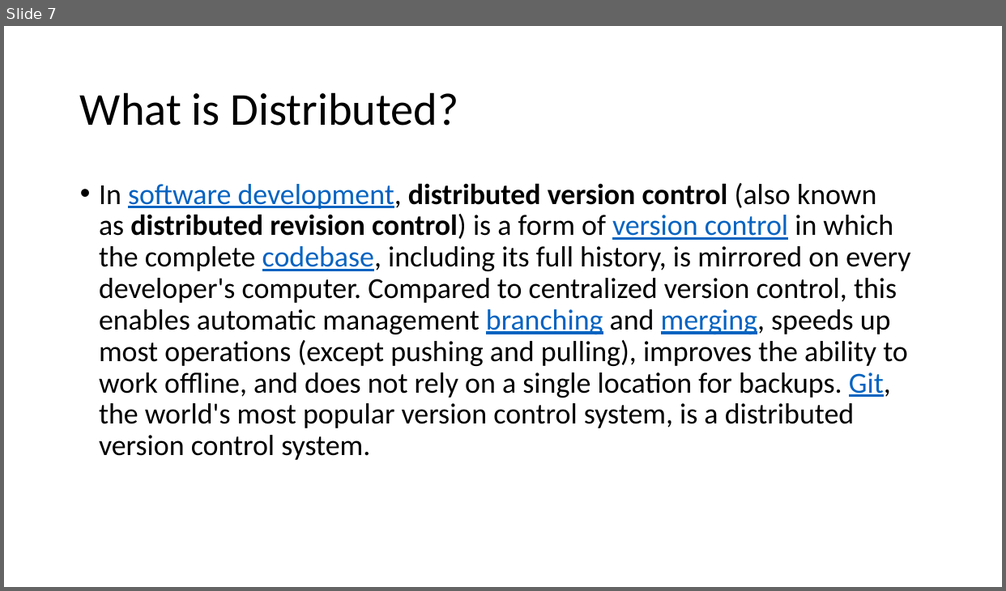
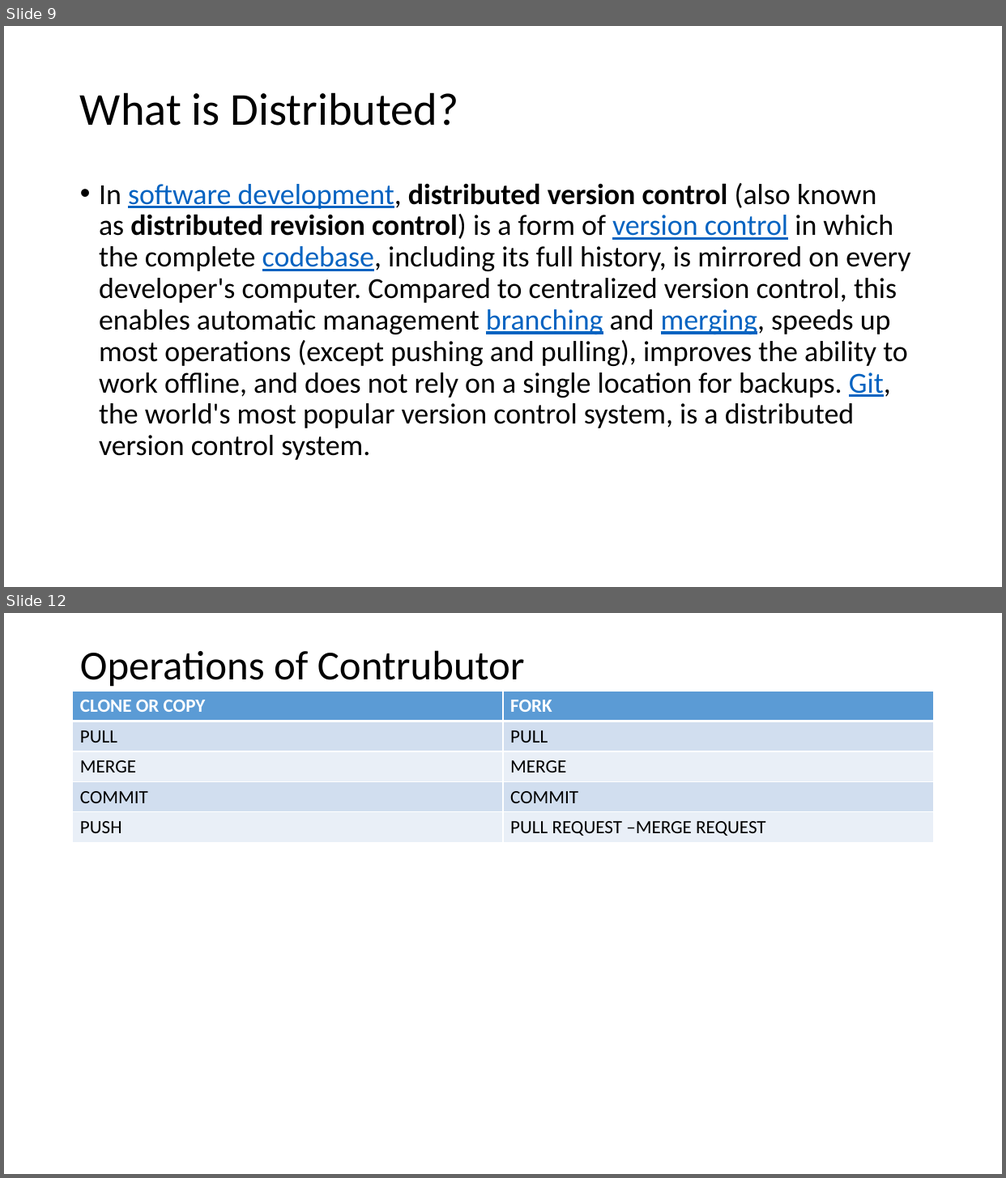
Before and after one commit to mhgulen/Dosyalar, a slide deck: Version Control Protocols.pptx. Shown one above the other, each under a label of ours: slide 7 before the commit, slides 9 and 12 after it; the slides between them are not shown. The pictures are 1006x591 and 1006x1178 pixels, drawn with LibreOffice and Linux fonts; fonts in the diff are those of the drawing. Boxes give left, top, right and bottom in pixels: in the first picture for what was removed or moved away, otherwise in the second. Text is boxed around its words. In the diff, an @@ line names an element or a change of style, - is before the commit and + after.

```diff
--- a/Version Control Protocols.pptx
+++ b/Version Control Protocols.pptx
@@ slide 12 added at <box>4,613,1002,1174</box>, background #FFFFFF @@
@@ title added at <box>80,650,525,687</box>, 39.6 pt, text #000000 @@
+Operations of Contrubutor
@@ table added at <box>73,691,934,843</box>, 5 rows, 2 columns @@
+CLONE OR COPY | FORK
+PULL | PULL
+MERGE | MERGE
+COMMIT | COMMIT
+PUSH | PULL REQUEST –MERGE REQUEST
@@ what was slide 7 is now slide 9 @@
```
Also in this commit, not shown: 1 slide changed, 6 other slides added.
